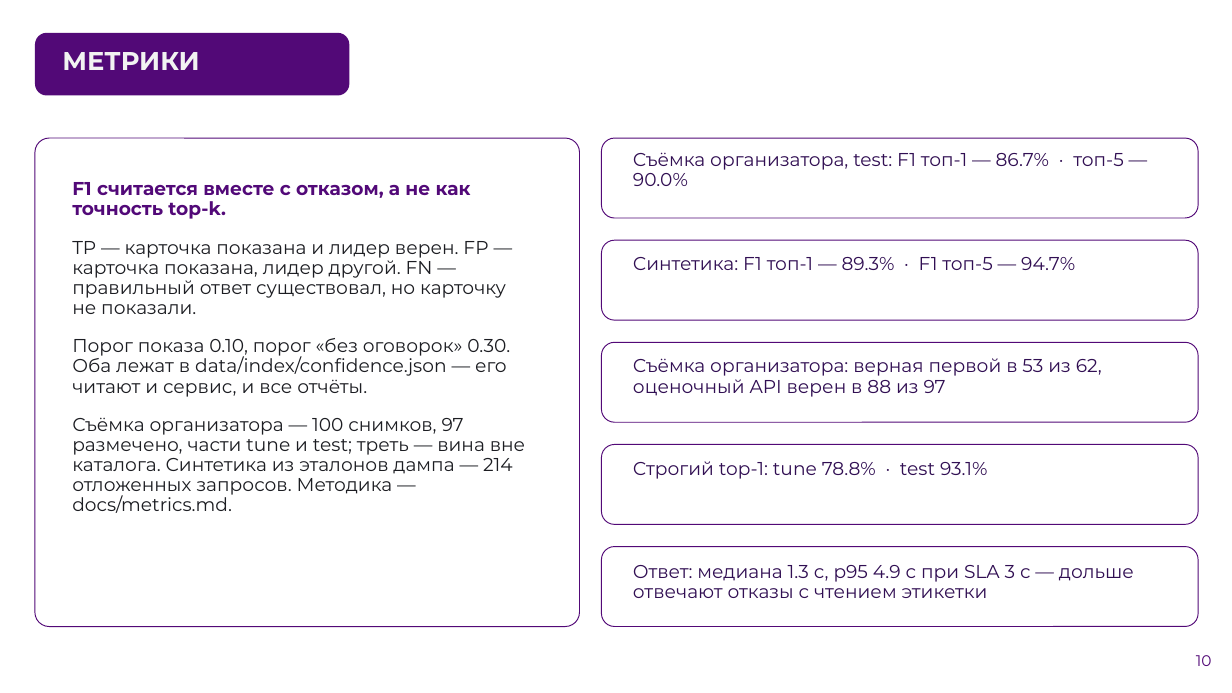
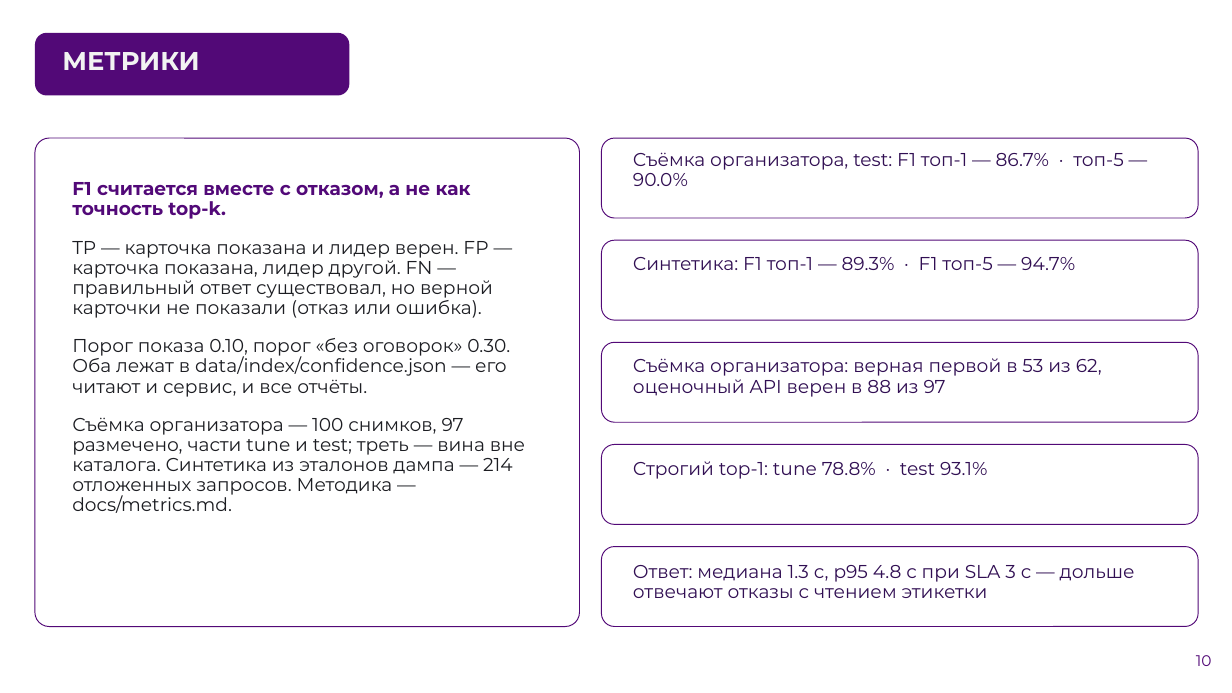
Before and after one commit to AlexGvr/rus_vines, a slide deck: slide 10 of ЛЦТ2026 Сканер российских вин.pptx. Drawn at 1232x693 pixels with LibreOffice and Linux fonts; fonts in the diff are those of the drawing; background and template pictures are left out. Boxes give left, top, right and bottom in pixels: in the first picture for what was removed or moved away, otherwise in the second. Text is boxed around its words. In the diff, an @@ line names an element or a change of style, - is before the commit and + after.

```diff
--- a/ЛЦТ2026 Сканер российских вин.pptx
+++ b/ЛЦТ2026 Сканер российских вин.pptx
@@ text at box(72, 241, 493, 318): text changed @@
-TP — карточка показана и лидер верен. FP — карточка показана, лидер другой. FN — правильный ответ существовал, но карточку не показали.
+TP — карточка показана и лидер верен. FP — карточка показана, лидер другой. FN — правильный ответ существовал, но верной карточки не показали (отказ или ошибка).
@@ text at box(633, 565, 1135, 598): text changed @@
-Ответ: медиана 1.3 с, p95 4.9 с при SLA 3 с — дольше отвечают отказы с чтением этикетки
+Ответ: медиана 1.3 с, p95 4.8 с при SLA 3 с — дольше отвечают отказы с чтением этикетки
```
Also in this commit, not shown: 8 other slides changed, 2 other files.
